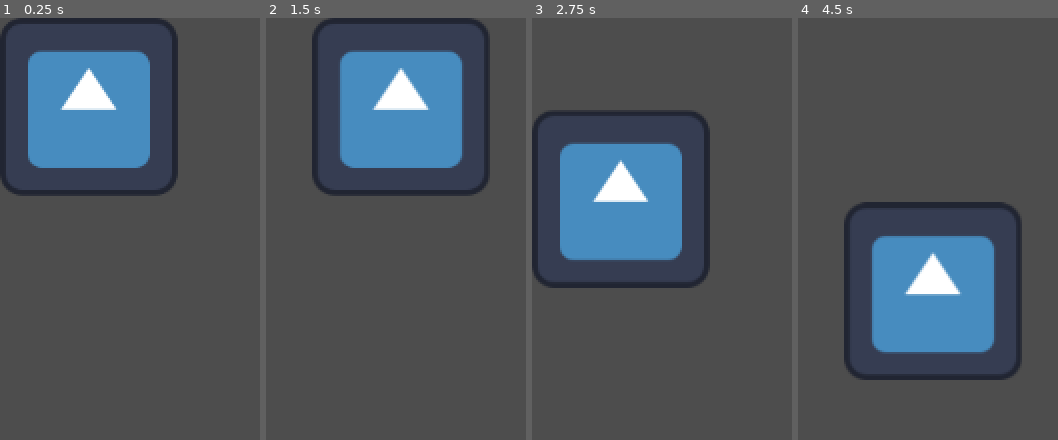
Above: before the commit, frames 1-4 (left to right).
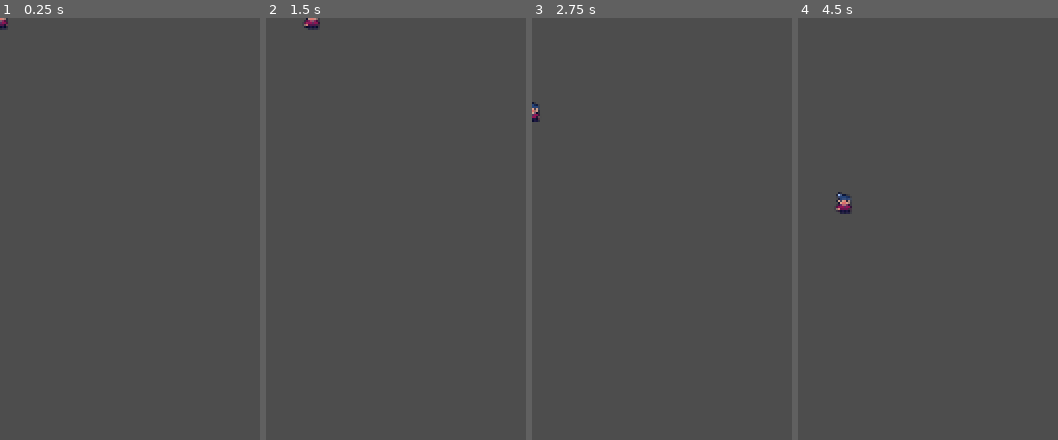
Above: after the commit, the same moments.

Repository: Joshfah/UntitledIgniteGame
Game: Godot game, scene res://Entities/Player/player.tscn
Two runs of this game, one before a commit and one after it. Both use one fixed random seed, a clock stepped at 60 frames per second and the inputs below. The project has no main scene, so this scene is started directly. The engine's default icon, where the game draws it, is replaced by a stand-in: a white triangle on a blue panel in a dark square.
Inputs:
- Up to frame 1 (0.25 s): no input
- Up to frame 2 (1.5 s): tap Enter at 0.5 s; tap A (A) at 0.6 s; tap D (D) at 0.8, 1.35 s; tap Space at 1.25 s
- Up to frame 3 (2.75 s): tap S (S) at 1.55, 2.1 s; tap Enter at 2 s; tap A (A) at 2.3 s
- Up to frame 4 (4.5 s): tap Space at 2.75, 4.25 s; tap A (A) at 2.85 s; tap D (D) at 3.05, 3.6 s; tap Enter at 3.5 s; tap S (S) at 3.8, 4.35 s

The runs differ from the first frame. In frame 1, 17% of the frame differs, in the area x 0-69%, y 0-43%; in frame 2, 17%; in frame 3, 17%; in frame 4, 17%, in the area x 14-87%, y 41-86%.
Error after the commit: Attempt to call function 'connect' in base 'null instance' on a null instance. (res://Autoloads/player_autoload.gd:14)

Commit message:
added autoload for player and animations

Diff:
--- a/Entities/Player/player.gd
+++ b/Autoloads/player_autoload.gd
@@ -1,4 +1,3 @@
-class_name Player
 extends CharacterBody2D
 
 var stamina : float = 300
@@ -6,12 +5,18 @@
 var speed : int = 500
 var can_sprint : bool = true
 
+@onready var hurtbox = $HurtBox
+@onready var sprite = $AnimatedSprite2D
+@onready var collision = $CollisionShape2D
+@onready var hurtboxshape = $HurtBox/CollisionShape2D
+
 func _ready() -> void:
-	pass
+	hurtbox.connect("get_hurt", Callable(self, "_on_get_damage"))
 
 func _physics_process(delta: float) -> void:
 	get_input()
 	movement()
+	set_animations()
 	move_and_slide()
 
 	if !can_sprint:
@@ -26,8 +31,6 @@
 
 	stamina = clamp(stamina, 0, 300)
 
-	print(stamina)
-
 func get_input() -> void:
 	var input_direction = Input.get_vector("A", "D", "W", "S")
 	velocity = input_direction.normalized() * speed
@@ -41,3 +44,22 @@
 		await get_tree().create_timer(5.0).timeout
 		can_sprint = true
 		speed = 500
+
+func set_animations() -> void:
+	if velocity != Vector2.ZERO:
+		sprite.play("walk")
+	else:
+		sprite.play("default")
+
+	if velocity == Vector2.RIGHT:
+		sprite.flip_h = false
+	elif velocity == Vector2.LEFT:
+		sprite.flip_h = true
+
+func _on_get_damage(damage : int):
+	if hurtbox.health == 0:
+		set_physics_process(false)
+		collision.set_deferred("disabled", true)
+		hurtbox.set_deferred("monitoring", false)
+		hurtboxshape.set_deferred("disabled", true)
+		sprite.set_deferred("visible", false)
--- a/Entities/Player/player.tscn
+++ b/Entities/Player/player.tscn
@@ -1,18 +1,76 @@
-[gd_scene load_steps=4 format=3 uid="uid://ccn3s6q1fwoel"]
+[gd_scene load_steps=12 format=3 uid="uid://ccn3s6q1fwoel"]
 
-[ext_resource type="Script" uid="uid://crof5de03f3pd" path="res://Entities/Player/player.gd" id="1_3uyv8"]
-[ext_resource type="Texture2D" uid="uid://ccp8lypa4w8l6" path="res://icon.svg" id="1_mv1ah"]
+[ext_resource type="Script" uid="uid://cll40ugqaguaw" path="res://Autoloads/player_autoload.gd" id="1_3uyv8"]
+[ext_resource type="Texture2D" uid="uid://cmvmk820jcgpq" path="res://assets/player-placeholder-sheet.png" id="2_lu8i8"]
+[ext_resource type="PackedScene" uid="uid://blbbrytgt780p" path="res://Collision/hurt_box.tscn" id="3_lu8i8"]
+
+[sub_resource type="AtlasTexture" id="AtlasTexture_01a4e"]
+atlas = ExtResource("2_lu8i8")
+region = Rect2(0, 0, 16, 16)
+
+[sub_resource type="AtlasTexture" id="AtlasTexture_lu8i8"]
+atlas = ExtResource("2_lu8i8")
+region = Rect2(0, 0, 16, 16)
+
+[sub_resource type="AtlasTexture" id="AtlasTexture_tekja"]
+atlas = ExtResource("2_lu8i8")
+region = Rect2(16, 0, 16, 16)
+
+[sub_resource type="AtlasTexture" id="AtlasTexture_5c2io"]
+atlas = ExtResource("2_lu8i8")
+region = Rect2(32, 0, 16, 16)
+
+[sub_resource type="AtlasTexture" id="AtlasTexture_4wf4l"]
+atlas = ExtResource("2_lu8i8")
+region = Rect2(48, 0, 16, 16)
+
+[sub_resource type="SpriteFrames" id="SpriteFrames_01a4e"]
+animations = [{
+"frames": [{
+"duration": 1.0,
+"texture": SubResource("AtlasTexture_01a4e")
+}],
+"loop": true,
+"name": &"default",
+"speed": 5.0
+}, {
+"frames": [{
+"duration": 1.0,
+"texture": SubResource("AtlasTexture_lu8i8")
+}, {
+"duration": 1.0,
+"texture": SubResource("AtlasTexture_tekja")
+}, {
+"duration": 1.0,
+"texture": SubResource("AtlasTexture_5c2io")
+}, {
+"duration": 1.0,
+"texture": SubResource("AtlasTexture_4wf4l")
+}],
+"loop": true,
+"name": &"walk",
+"speed": 5.0
+}]
 
 [sub_resource type="RectangleShape2D" id="RectangleShape2D_3uyv8"]
-size = Vector2(126, 126)
+size = Vector2(10, 6)
+
+[sub_resource type="RectangleShape2D" id="RectangleShape2D_tekja"]
+size = Vector2(14, 17)
 
 [node name="Player" type="CharacterBody2D"]
 script = ExtResource("1_3uyv8")
 
-[node name="Sprite2D" type="Sprite2D" parent="."]
-texture = ExtResource("1_mv1ah")
-centered = false
+[node name="AnimatedSprite2D" type="AnimatedSprite2D" parent="."]
+texture_filter = 1
+sprite_frames = SubResource("SpriteFrames_01a4e")
 
 [node name="CollisionShape2D" type="CollisionShape2D" parent="."]
-position = Vector2(64, 64)
+position = Vector2(0, 4)
 shape = SubResource("RectangleShape2D_3uyv8")
+
+[node name="HurtBox" parent="." instance=ExtResource("3_lu8i8")]
+
+[node name="CollisionShape2D" type="CollisionShape2D" parent="HurtBox"]
+position = Vector2(0, 0.5)
+shape = SubResource("RectangleShape2D_tekja")
--- a/project.godot
+++ b/project.godot
@@ -17,6 +17,7 @@
 [autoload]
 
 UiAutoload="*res://Autoloads/ui_autoload.gd"
+PlayerAutoload="*res://Autoloads/player_autoload.gd"
 
 [input]
 
Not shown, added: Autoloads/player_autoload.gd.uid
Not shown, removed: Entities/Player/player.gd.uid
Not shown, added: assets/player-placeholder-sheet.png.import
